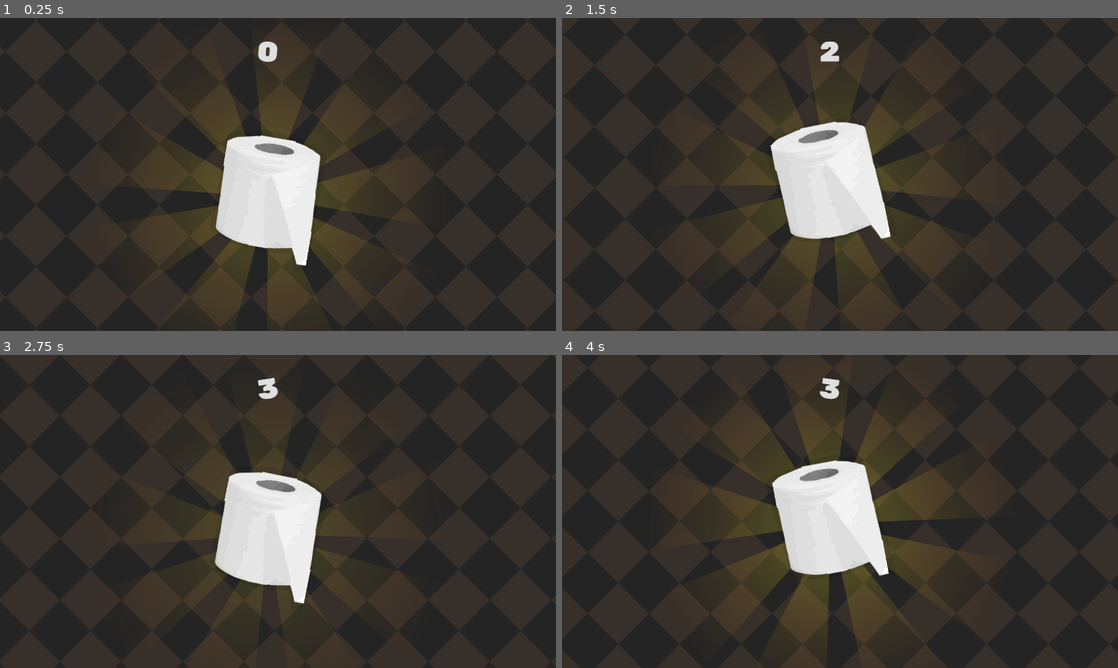
Above: before the commit, frames 1-4 (two rows, left to right).
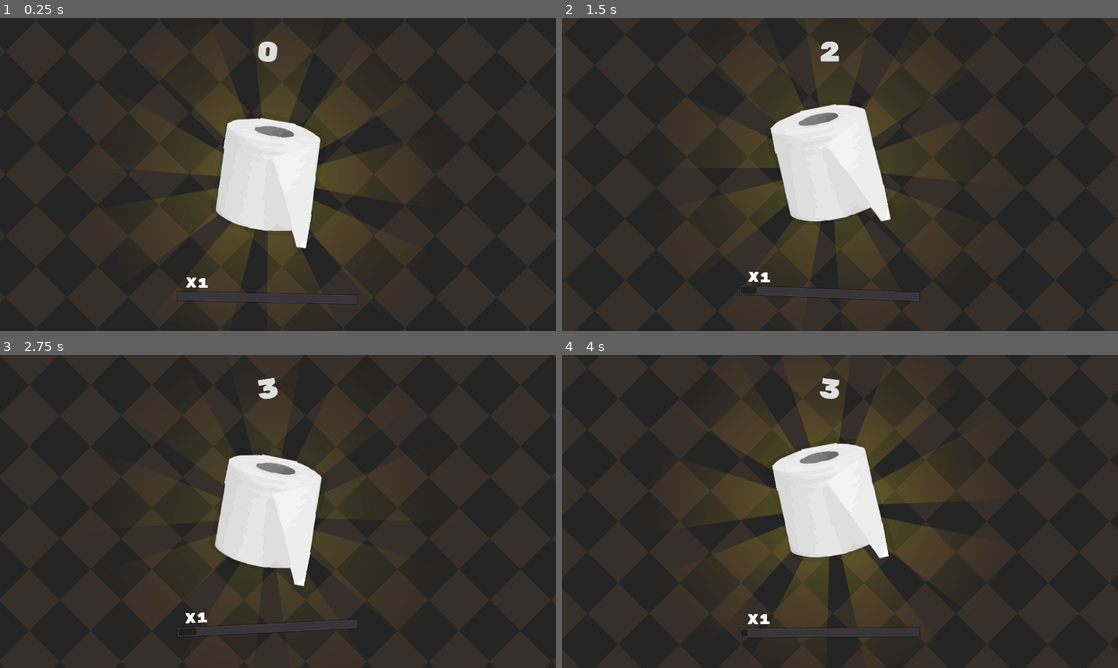
Above: after the commit, the same moments.

Repository: magwoo/PaperClicker
Game: Godot game, scene res://gameplay/game.tscn
The game is run twice, just before and just after one commit, with the same random seed, the same clock (stepped at 60 frames per second) and the same inputs.
Inputs (mouse positions are in pixels of both pictures, inside the frame that each line leads up to; where the layout moved, square brackets give the same spot in the first picture):
- Up to frame 1 (0.25 s): no input
- Up to frame 2 (1.5 s): click (828, 174) [828, 193] at 0.5 s; click (828, 174) [828, 193] at 1.25 s
- Up to frame 3 (2.75 s): click (266, 511) [266, 530] at 2 s
- Up to frame 4 (4 s): move the mouse to (962, 495) at 2.77 s; move the mouse to (728, 527) at 3.52 s

The runs differ from the first frame. In frame 1, 5.7% of the frame differs, in the area x 31-66%, y 23-92%; in frame 2, 4.6%; in frame 3, 2.7%; in frame 4, 7.3%, in the area x 29-68%, y 7-91%.

Commit message:
added multiply system and many animations

Diff:
--- a/gameplay/game.gd
+++ b/gameplay/game.gd
@@ -1,31 +1,50 @@
+class_name Game
 extends HBoxContainer
 
 
 var time: float = 0.0
+var multiplier: float = 1.0
 
 onready var scores_label: Label = $Gameplay/Scores
 onready var gameplay_container: Control = $Gameplay
+onready var multiplier_bar: MultiplierBar = $Gameplay/MultiplierBar
 onready var viewport: Viewport = self.get_viewport()
 
 
 func _ready() -> void:
-	update_scores()
 	scores_label.rect_pivot_offset = scores_label.rect_size / 2.0
 	viewport.connect('size_changed', self, 'update_viewport')
 	Data.connect('scores_changed', self, 'update_scores')
 	Data.connect('score_added', self, 'score_added')
+	update_scores()
 
 
 func _process(delta: float) -> void:
 	scores_label.rect_rotation = lerp(
-		scores_label.rect_rotation, sin(time * 3.0) * 9.0, 0.25
+		scores_label.rect_rotation, sin(time * 3.0) * 9.0, 0.25 * delta * 120.0
+	); scores_label.rect_scale = lerp(
+		scores_label.rect_scale, Vector2.ONE, 0.25 * delta * 120.0
 	)
-	scores_label.rect_scale = lerp(scores_label.rect_scale, Vector2.ONE, 0.25)
+
+	if multiplier > Global.current_multiplier + 1:
+		Global.current_multiplier += 1
+		multiplier_bar.up_multiplier()
+		multiplier += 0.05
+	if multiplier < Global.current_multiplier:
+		Global.current_multiplier -= 1
+		multiplier_bar.down_multiplier()
+
+	multiplier_bar.set_progress(multiplier)
+
+	var delta_mult: float = 20.0 / Global.current_multiplier
+	multiplier = max(1.0, multiplier - delta / delta_mult)
+
 	time += delta
 
 
 func score_added(scores: int) -> void:
 	scores_label.rect_scale += Vector2(0.4, 0.4)
+	multiplier += 0.075
 	time += rand_range(0.25, 0.5)
 
 
--- a/gameplay/game.tscn
+++ b/gameplay/game.tscn
@@ -1,9 +1,10 @@
-[gd_scene load_steps=6 format=2]
+[gd_scene load_steps=7 format=2]
 
 [ext_resource path="res://gameplay/game.gd" type="Script" id=1]
 [ext_resource path="res://menu/shop/shop.tscn" type="PackedScene" id=2]
 [ext_resource path="res://gameplay/paper/paper.tscn" type="PackedScene" id=3]
 [ext_resource path="res://resources/fonts/rubik.ttf" type="DynamicFontData" id=4]
+[ext_resource path="res://menu/multiplier_bar/multiplier_bar.tscn" type="PackedScene" id=5]
 
 [sub_resource type="DynamicFont" id=1]
 size = 64
@@ -24,8 +25,6 @@
 size_flags_vertical = 2
 
 [node name="Paper" parent="Gameplay" instance=ExtResource( 3 )]
-margin_top = 40.0
-margin_bottom = 40.0
 
 [node name="Scores" type="Label" parent="Gameplay"]
 anchor_left = 0.5
@@ -39,8 +38,11 @@
 align = 1
 valign = 1
 
+[node name="MultiplierBar" parent="Gameplay" instance=ExtResource( 5 )]
+
 [node name="Shop" parent="." instance=ExtResource( 2 )]
 anchor_left = 0.0
 anchor_right = 0.0
 margin_left = 1236.0
 margin_right = 1280.0
+margin_bottom = 1456.0
--- a/gameplay/paper/paper.gd
+++ b/gameplay/paper/paper.gd
@@ -37,9 +37,9 @@
 
 func press() -> void:
 	tween.interpolate_method(self, '_curve_sprite_scale', 0.0, 1.0, 0.35)
+	Data.add_score(Global.current_multiplier)
 	player_high.play()
 	player_low.play()
-	Data.add_score()
 	tween.start()
 
 
--- a/global/data.gd
+++ b/global/data.gd
@@ -11,8 +11,8 @@
 	pass
 
 
-func add_score() -> void:
-	set_scores(scores + 1)
+func add_score(value: int = 1) -> void:
+	set_scores(scores + value)
 	emit_signal('score_added', scores)
 
 
--- a/global/global.gd
+++ b/global/global.gd
@@ -2,6 +2,7 @@
 
 
 var time: float = 0.0
+var current_multiplier: int = 1
 
 
 func _ready() -> void:
--- /dev/null
+++ b/global/music/music.gd
@@ -0,0 +1,11 @@
+extends Node
+
+
+const music: AudioStream = preload('res://global/music/music.mp3')
+
+onready var player: AudioStreamPlayer = $AudioStreamPlayer
+
+
+func _ready() -> void:
+	player.stream = music
+	player.play()
--- /dev/null
+++ b/global/music/music.tscn
@@ -0,0 +1,9 @@
+[gd_scene load_steps=2 format=2]
+
+[ext_resource path="res://global/music/music.gd" type="Script" id=1]
+
+[node name="Node" type="Node"]
+script = ExtResource( 1 )
+
+[node name="AudioStreamPlayer" type="AudioStreamPlayer" parent="."]
+volume_db = -15.0
--- /dev/null
+++ b/menu/multiplier_bar/curve.tres
@@ -0,0 +1,4 @@
+[gd_resource type="Curve" format=2]
+
+[resource]
+_data = [ Vector2( 0, 1 ), 0.0, -18.692, 0, 0, Vector2( 0.221698, 1 ), 2.62419, 2.62419, 0, 0, Vector2( 1, 1 ), 0.6625, 0.0, 0, 0 ]
--- /dev/null
+++ b/menu/multiplier_bar/multiplier_bar.gd
@@ -0,0 +1,56 @@
+class_name MultiplierBar
+extends ProgressBar
+
+
+export(Curve) var animation_curve: Curve
+
+var tween: Tween = Tween.new()
+
+onready var label: Label = $MultiplierLabel
+onready var viewport: Viewport = self.get_viewport()
+
+
+func _ready() -> void:
+	self.add_child(tween)
+	label.rect_pivot_offset = label.rect_size / 2.0
+	self.rect_pivot_offset = self.rect_size / 2.0
+	update_multiplier()
+
+
+func _process(delta: float) -> void:
+	self.rect_rotation = sin(Global.time * 1.55) * 3.0
+	var default_pos: float = viewport.size.y - 96.0
+	self.rect_position.y = default_pos + cos(Global.time * 1.25) * 8.0
+
+
+func up_multiplier() -> void:
+	update_multiplier()
+	tween.interpolate_method(self, '_curve_label_scale', 0.0, 1.0, 0.35)
+	tween.interpolate_method(self, '_curve_label_rotation', 0.0, 1.0, 0.35)
+	tween.start()
+
+
+func down_multiplier() -> void:
+	update_multiplier()
+	tween.interpolate_method(self, '_curve_label_scale', 0.0, 1.0, 0.35)
+	tween.interpolate_method(self, '_curve_label_rotation', 1.0, -1.0, 0.35)
+	tween.start()
+
+
+func update_multiplier() -> void:
+	self.min_value = floor(Global.current_multiplier)
+	self.max_value = self.min_value + 1.0
+	label.text = 'X' + str(self.min_value)
+
+
+func set_progress(mult: float) -> void:
+	self.value = mult
+
+
+func _curve_label_scale(t: float) -> void:
+	label.rect_scale = Global.float2vec(animation_curve.interpolate(t))
+	self.rect_scale = Vector2.ONE + (label.rect_scale - Vector2.ONE) / 3.0
+
+
+func _curve_label_rotation(t: float) -> void:
+	label.rect_rotation = cos(t * 2.0) * 25.0
--- /dev/null
+++ b/menu/multiplier_bar/multiplier_bar.tscn
@@ -0,0 +1,37 @@
+[gd_scene load_steps=5 format=2]
+
+[ext_resource path="res://resources/fonts/rubik.ttf" type="DynamicFontData" id=1]
+[ext_resource path="res://menu/multiplier_bar/multiplier_bar.gd" type="Script" id=2]
+[ext_resource path="res://menu/multiplier_bar/curve.tres" type="Curve" id=3]
+
+[sub_resource type="DynamicFont" id=2]
+size = 32
+use_filter = true
+font_data = ExtResource( 1 )
+
+[node name="MultiplierBar" type="ProgressBar"]
+anchor_left = 0.5
+anchor_top = 1.0
+anchor_right = 0.5
+anchor_bottom = 1.0
+margin_left = -209.0
+margin_top = -74.0
+margin_right = 209.0
+margin_bottom = -50.0
+min_value = 1.0
+max_value = 10.0
+value = 4.0
+percent_visible = false
+script = ExtResource( 2 )
+animation_curve = ExtResource( 3 )
+
+[node name="MultiplierLabel" type="Label" parent="."]
+anchor_right = 1.0
+anchor_bottom = 1.0
+margin_left = 19.0
+margin_top = -38.0
+margin_right = -345.0
+margin_bottom = -22.0
+custom_fonts/font = SubResource( 2 )
+text = "X5"
+valign = 2
--- a/project.godot
+++ b/project.godot
@@ -9,6 +9,16 @@
 config_version=4
 
 _global_script_classes=[ {
+"base": "HBoxContainer",
+"class": "Game",
+"language": "GDScript",
+"path": "res://gameplay/game.gd"
+}, {
+"base": "ProgressBar",
+"class": "MultiplierBar",
+"language": "GDScript",
+"path": "res://menu/multiplier_bar/multiplier_bar.gd"
+}, {
 "base": "Control",
 "class": "Paper",
 "language": "GDScript",
@@ -20,6 +30,8 @@
 "path": "res://menu/shop/shop.gd"
 } ]
 _global_script_class_icons={
+"Game": "",
+"MultiplierBar": "",
 "Paper": "",
 "Shop": ""
 }
@@ -36,6 +48,7 @@
 Global="*res://global/global.gd"
 Background="*res://global/background/background.tscn"
 Data="*res://global/data.gd"
+Music="*res://global/music/music.tscn"
 
 [debug]
 
Not shown, added: global/music/music.mp3.import
Not shown, added: global/music/music.mp3
